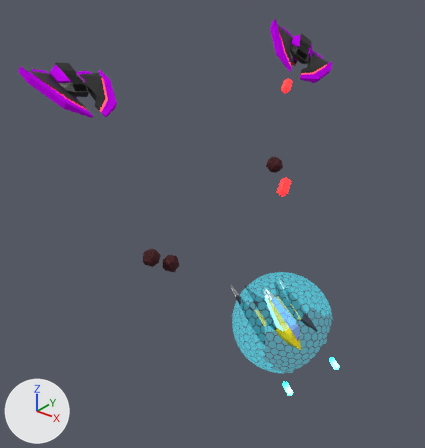
One commit to the Blender file Assets/Art/Title Art/TitleArt.blend: the scene before it, then after it.
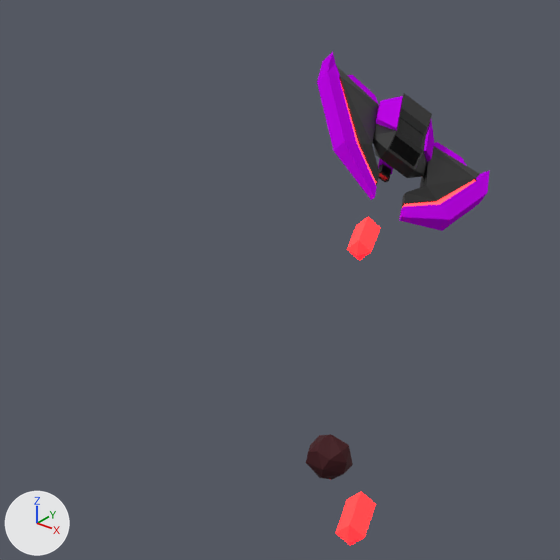
The first picture shows the older version from a 50 mm camera at (32.5, -49.0, 32.1) aimed at (-12.9, 7.7, -3.1). The close-ups show both versions on the part from 37% to 84% of the width and 0% to 45% of the height of that picture; other places that the commit changed are outside them. Arrows for +X, +Y and +Z are at lower left; the lights stay in place.

The scene before the commit, as lines of its bpy script (objects in view):
```python
ob_asteroid = bpy.data.objects.new('Asteroid', me_icosphere)
ob_asteroid.location = (-2.7, 6.65, 8.13)
ob_asteroid.rotation_euler = (-0.527, 0.238, -0.2)  # degrees (-30, 14, -11)
ob_bullet = bpy.data.objects.new('Bullet', me_cube_002)
ob_bullet.location = (-16.63, 31.19, 11.12)
ob_bullet.rotation_euler = (-0.816, 0.424, -1.244)  # degrees (-47, 24, -71)
ob_bullet.scale = (0.5, 0.5, 0.5)
ob_bullet_001 = bpy.data.objects.new('Bullet.001', me_cube_007)
ob_bullet_001.location = (-5.16, 13.13, 2.63)
ob_bullet_001.rotation_euler = (-0.816, 0.424, -1.244)  # degrees (-47, 24, -71)
ob_bullet_001.scale = (0.5, 0.5, 0.5)
ob_ship_001 = bpy.data.objects.new('Ship.001', me_cube)
ob_ship_001.location = (-19.46, 39.6, 15.41)
ob_ship_001.rotation_euler = (-0.647, 0.32, -1.098)  # degrees (-37, 18, -63)
ob_ship_001.scale = (2.07, 0.489, 1.0)
```
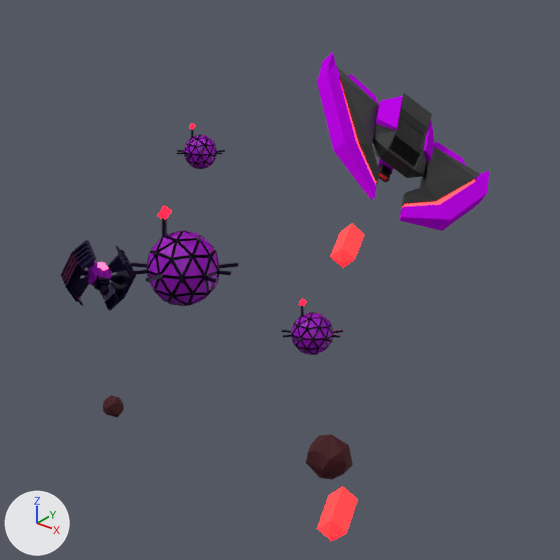
Location of each change, (x1, y1, x2, y2) in pixels of the close-ups (560 x 560 px):
'Icosphere.003', added (purple): after (131, 206, 238, 306)
    faces in mat_varientmat_002 (purple #bd07e7): (147, 231, 220, 306)
    faces in mat_dark_metal_002 (dark purple #140731): (131, 218, 238, 283)
'Homing Enemy', added: after (61, 240, 136, 310)
    faces in mat_dark_metal_004 (dark purple #140731): (61, 240, 136, 310)
    faces in mat_varientmat_004 (purple #bd07e7): (85, 261, 112, 286)
'Bullet.001', moved: before (336, 492, 376, 546); after (317, 487, 358, 541)
'Icosphere.001', added (purple): after (282, 299, 343, 355)
    faces in mat_varientmat_002 (purple #bd07e7): (291, 313, 333, 355)
    faces in mat_dark_metal_002 (dark purple #140731): (282, 306, 343, 343)
'Bullet', moved: before (347, 217, 380, 261); after (330, 224, 364, 268)
'Icosphere.002', added (purple): after (177, 123, 225, 169)
    faces in mat_varientmat_002 (purple #bd07e7): (185, 135, 217, 169)
    faces in mat_dark_metal_002 (dark purple #140731): (184, 135, 217, 169)
'Asteroid.004', added: after (103, 395, 124, 418)

What the commit changed:
Material 'Red Emission.002' (mat_red_emission_002) is new.
Its base color is (0.799, 0.00561, 0.00651) (red #e71113).
Its emission color is (1.0, 0.0529, 0.136) (red #ff4167).
Its emission strength is 5.0.
Material 'VarientMat.004' (mat_varientmat_004) is new.
Its base color is (0.509, 0.00212, 0.799) (purple #bd07e7).
Its roughness is 0.713.
Its specular ior level is 0.429.
Material 'Dark Metal.004' (mat_dark_metal_004) is new.
Its base color is (0.007, 0.00212, 0.0307) (dark purple #140731).
Its metallic is 0.72.
Its roughness is 0.331.
Its specular ior level is 0.402.
Material 'Red Emission' (mat_red_emission) is new.
Its base color is (0.799, 0.00605, 0.0307) (red #e71231).
Its roughness is 0.0.
Its specular ior level is 0.0.
Its emission color is (1.0, 0.00502, 0.0153) (red #ff1021).
Its emission strength is 5.0.
Material 'Dark Metal.002' (mat_dark_metal_002) is new.
Its base color is (0.00696, 0.00216, 0.0305) (dark purple #140731).
Its metallic is 0.676.
Its roughness is 0.362.
Material 'VarientMat.002' (mat_varientmat_002) is new.
Its base color is (0.509, 0.00212, 0.799) (purple #bd07e7).
Mesh me_plane is new.
It has 452 vertices, 490 faces and spans x -1.43..1.94, y -1.58..1.68, z -2.37..2.37.
Faces by material slot: [365, 39, 86].
It uses material mat_dark_metal_004 (dark purple #140731).
It uses material mat_red_emission_002 (red #e71113).
It uses material mat_varientmat_004 (purple #bd07e7).
Mesh me_icosphere_005 is new.
It has 5860 vertices, 4554 faces and spans x -2.87..2.95, y -3.12..2.72, z -2.05..3.41.
Faces by material slot: [3834, 646, 68, 6].
It uses material mat_dark_metal_002 (dark purple #140731).
It uses material mat_varientmat_002 (purple #bd07e7).
It uses material mat_dark_metal_002 (dark purple #140731).
It uses material mat_red_emission (red #e71231).
Object 'Bullet' (ob_bullet) moves from (-16.63, 31.19, 11.12) to (-17.01, 30.09, 10.86).
Object 'Bullet.001' (ob_bullet_001) moves from (-5.16, 13.13, 2.63) to (-5.64, 12.25, 3.02).
Object 'Asteroid.004' (ob_asteroid_004) is new; it shows a copy of the mesh of ob_asteroid.
Its location is (-10.94, 2.25, 9.8).
Its rotation in degrees is (-103, 17, -16).
Its scale is (0.48, 0.48, 0.48).
Object 'Homing Enemy' (ob_homing_enemy) is new; it shows me_plane.
Its location is (-18.79, 10.51, 12.7).
Its rotation in degrees is (-108, 154, -213).
Its scale is (0.688, 0.688, 0.688).
Object 'Icosphere.002' (ob_icosphere_002) is new; it shows me_icosphere_005.
Its location is (-25.75, 27.75, 15.4).
Its scale is (0.471, 0.471, 0.471).
Object 'Icosphere.001' (ob_icosphere_001) is new; it shows a copy of me_icosphere_005.
Its location is (-14.06, 22.33, 7.99).
Its scale is (0.553, 0.553, 0.553).
Object 'Icosphere.003' (ob_icosphere_003) is new; it shows a copy of me_icosphere_005.
Its location is (-21.91, 21.25, 10.48).
